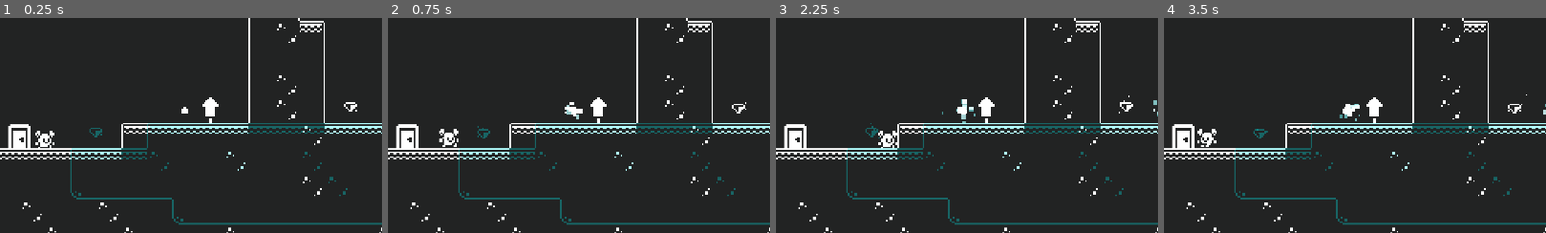
Above: before the commit, frames 1-4 (left to right).
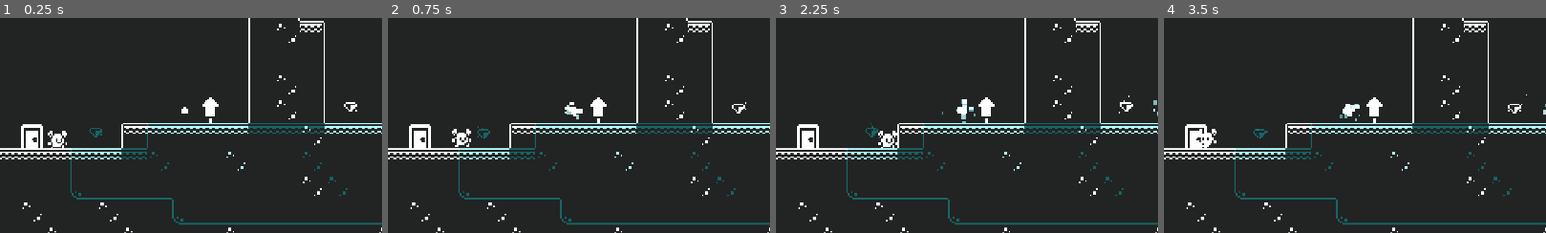
Above: after the commit, the same moments.

Repository: jrenato/duality
Game: Godot game, scene res://World/Levels/level02.tscn
Same seed, same stepped clock (60 frames per second), same inputs: the game is played once before the commit and once after it. This scene is started directly instead of the project's main scene.
Inputs:
- Up to frame 1 (0.25 s): no input
- Up to frame 2 (0.75 s): hold D (move_right) from 0.53 s (still down); tap E (interact) at 0.6 s
- Up to frame 3 (2.25 s): tap Space (jump) at 0.77, 1.52 s; tap Tab (toggle_log) at 1.35 s; release D (move_right) at 2 s; click "X" at 2 s
- Up to frame 4 (3.5 s): hold A (move_left) from 2.78 s (still down); tap E (interact) at 2.85 s
The pictures show only the part of the screen within x 14-64%, y 35-85%; the shares and areas given below are measured in that part.

The runs differ from the first frame. In frame 1, 1.0% of the frame differs, in the area x 2-18%, y 49-61%; in frame 2, 1.2%, in the area x 2-22%, y 49-61%; in frame 3, 0.8%; in frame 4, 0.7%.
Error in both runs: Invalid access to property or key 'active' on a base object of type 'Area2D (diamond.gd)'. (res://Player/player.gd:35)

Commit message:
Updated door location in level 2

Diff:
--- a/World/Levels/level02.tscn
+++ b/World/Levels/level02.tscn
@@ -41,7 +41,7 @@
 position = Vector2(312, 152)
 
 [node name="SpawnPoint" parent="." instance=ExtResource("8_8prc1")]
-position = Vector2(80, 168)
+position = Vector2(88, 168)
 
 [node name="ExitDoor" parent="." instance=ExtResource("9_ovxp3")]
 position = Vector2(408, 152)
